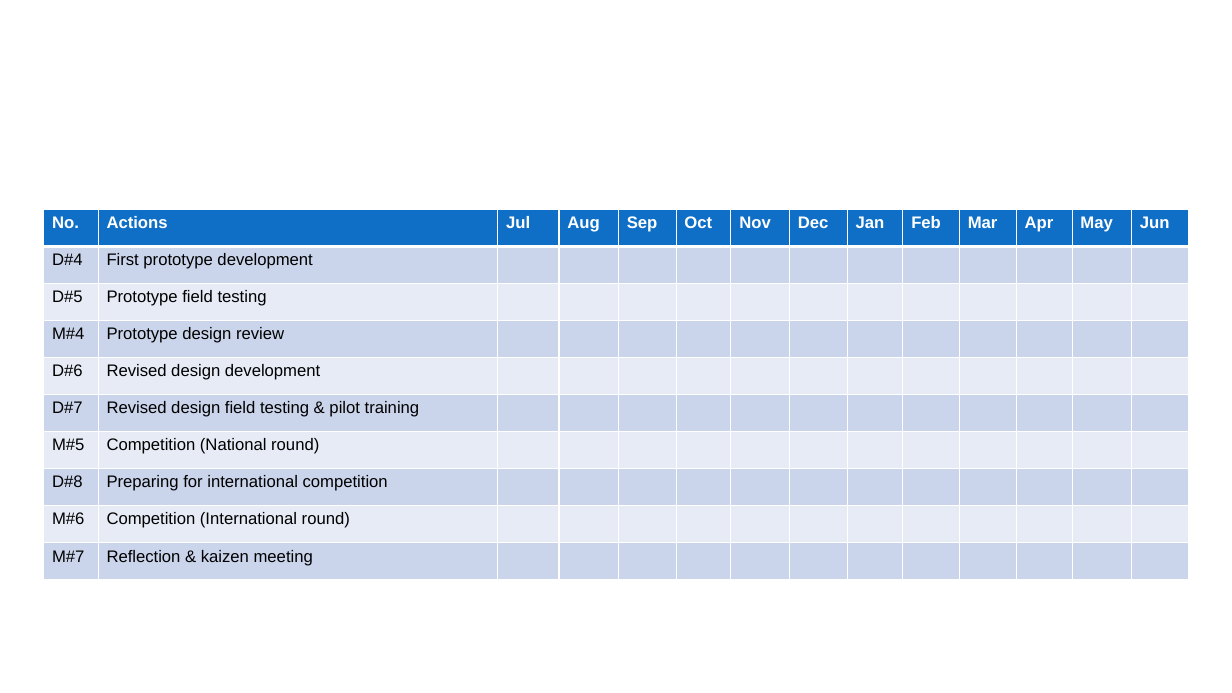
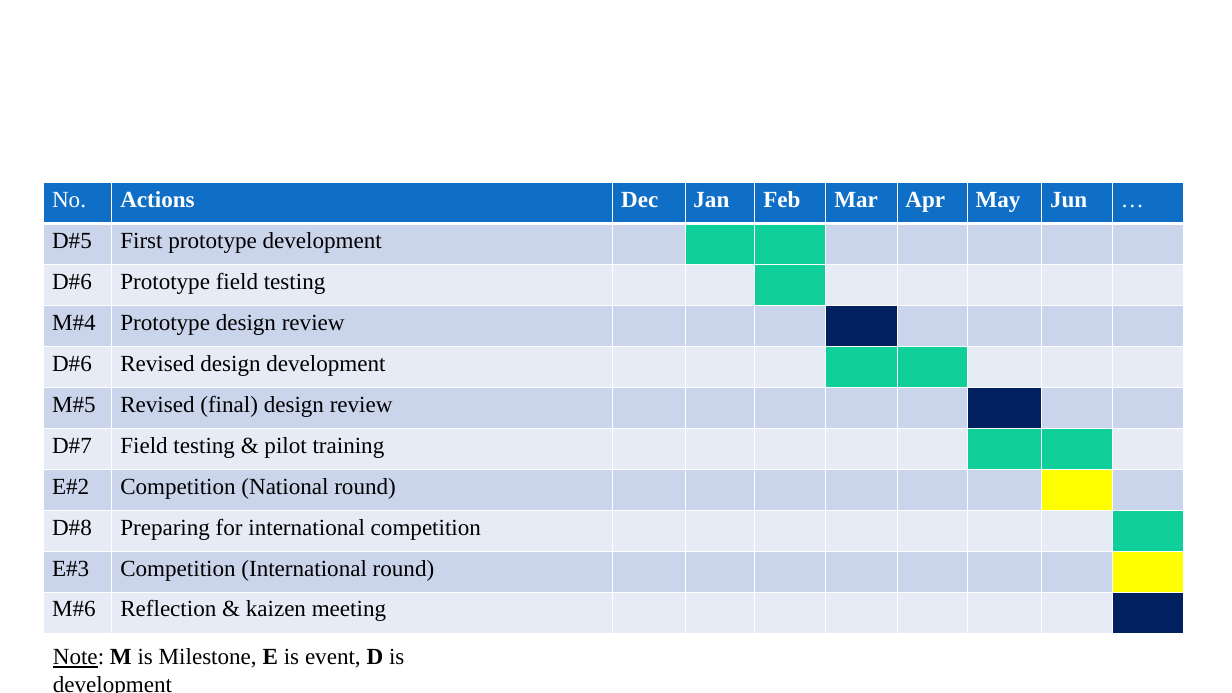
Before and after one commit to MorokotSakal/robotics-se, a slide deck: slide 13 of RoboticsTeam_SysEng_211227.pptx. Drawn at 1232x693 pixels with LibreOffice and Linux fonts; fonts in the diff are those of the drawing; background and template pictures are left out. Boxes give left, top, right and bottom in pixels: in the first picture for what was removed or moved away, otherwise in the second. Text is boxed around its words. In the diff, an @@ line names an element or a change of style, - is before the commit and + after.

Commit message:
revise the overall content, added design flow

```diff
--- a/RoboticsTeam_SysEng_211227.pptx
+++ b/RoboticsTeam_SysEng_211227.pptx
@@ table at <box>43,183,1185,625</box> @@
-No. | Actions | Jul | Aug | Sep | Oct | Nov | Dec | Jan | Feb | Mar | Apr | May | Jun
-D#4 | First prototype development |  |  |  |  |  |  |  |  |  |  |  | 
-D#5 | Prototype field testing |  |  |  |  |  |  |  |  |  |  |  | 
-M#4 | Prototype design review |  |  |  |  |  |  |  |  |  |  |  | 
-D#6 | Revised design development |  |  |  |  |  |  |  |  |  |  |  | 
-D#7 | Revised design field testing & pilot training |  |  |  |  |  |  |  |  |  |  |  | 
-M#5 | Competition (National round) |  |  |  |  |  |  |  |  |  |  |  | 
-D#8 | Preparing for international competition |  |  |  |  |  |  |  |  |  |  |  | 
-M#6 | Competition (International round) |  |  |  |  |  |  |  |  |  |  |  | 
-M#7 | Reflection & kaizen meeting |  |  |  |  |  |  |  |  |  |  |  | 
+No. | Actions | Dec | Jan | Feb | Mar | Apr | May | Jun | …
+D#5 | First prototype development |  |  |  |  |  |  |  | 
+D#6 | Prototype field testing |  |  |  |  |  |  |  | 
+M#4 | Prototype design review |  |  |  |  |  |  |  | 
+D#6 | Revised design development |  |  |  |  |  |  |  | 
+M#5 | Revised (final) design review |  |  |  |  |  |  |  | 
+D#7 | Field testing & pilot training |  |  |  |  |  |  |  | 
+E#2 | Competition (National round) |  |  |  |  |  |  |  | 
+D#8 | Preparing for international competition |  |  |  |  |  |  |  | 
+E#3 | Competition (International round) |  |  |  |  |  |  |  | 
+M#6 | Reflection & kaizen meeting |  |  |  |  |  |  |  | 
@@ table: place and size @@
-table at <box>43,210,1186,570</box>
+table at <box>43,183,1185,625</box>
@@ text added at <box>53,648,404,668</box>, 18 pt, text #000000 @@
+Note: M is Milestone, E is event, D is development
```
Also in this commit, not shown: 14 other slides changed, 2 slides added, 1 slide removed.
